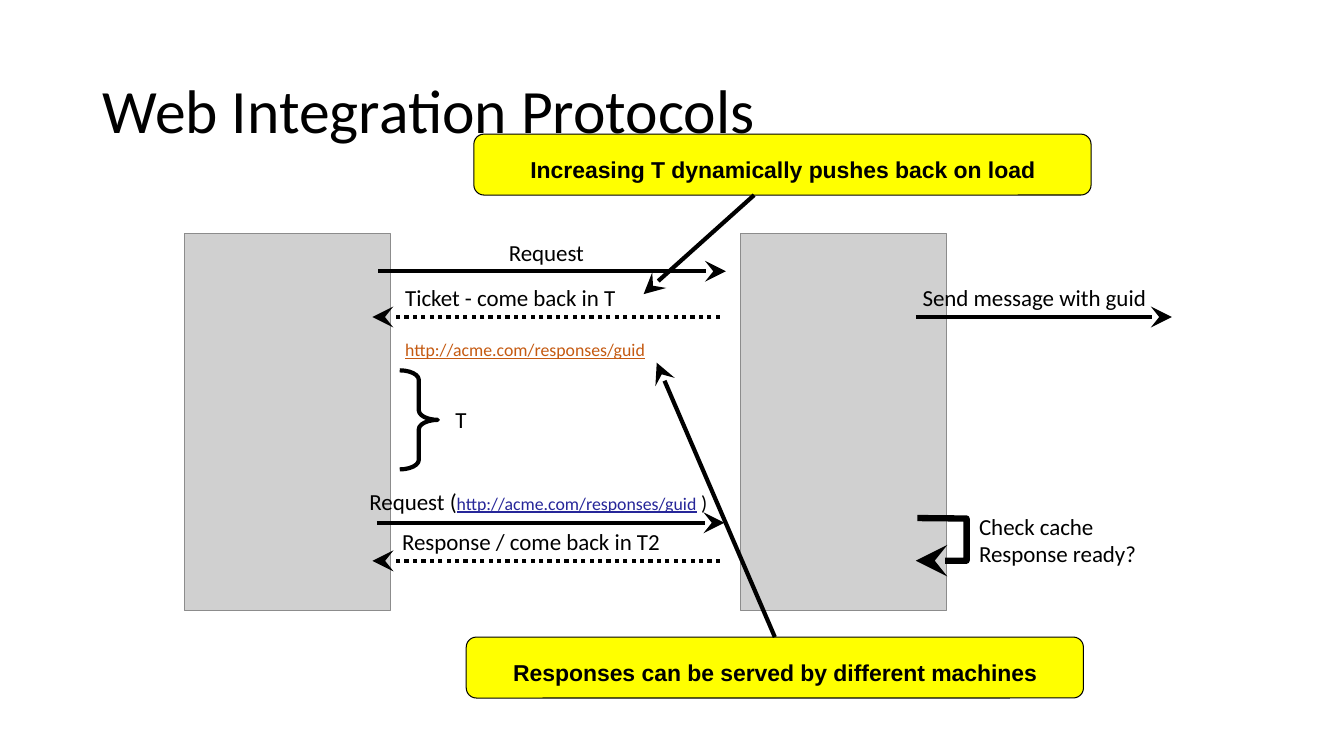
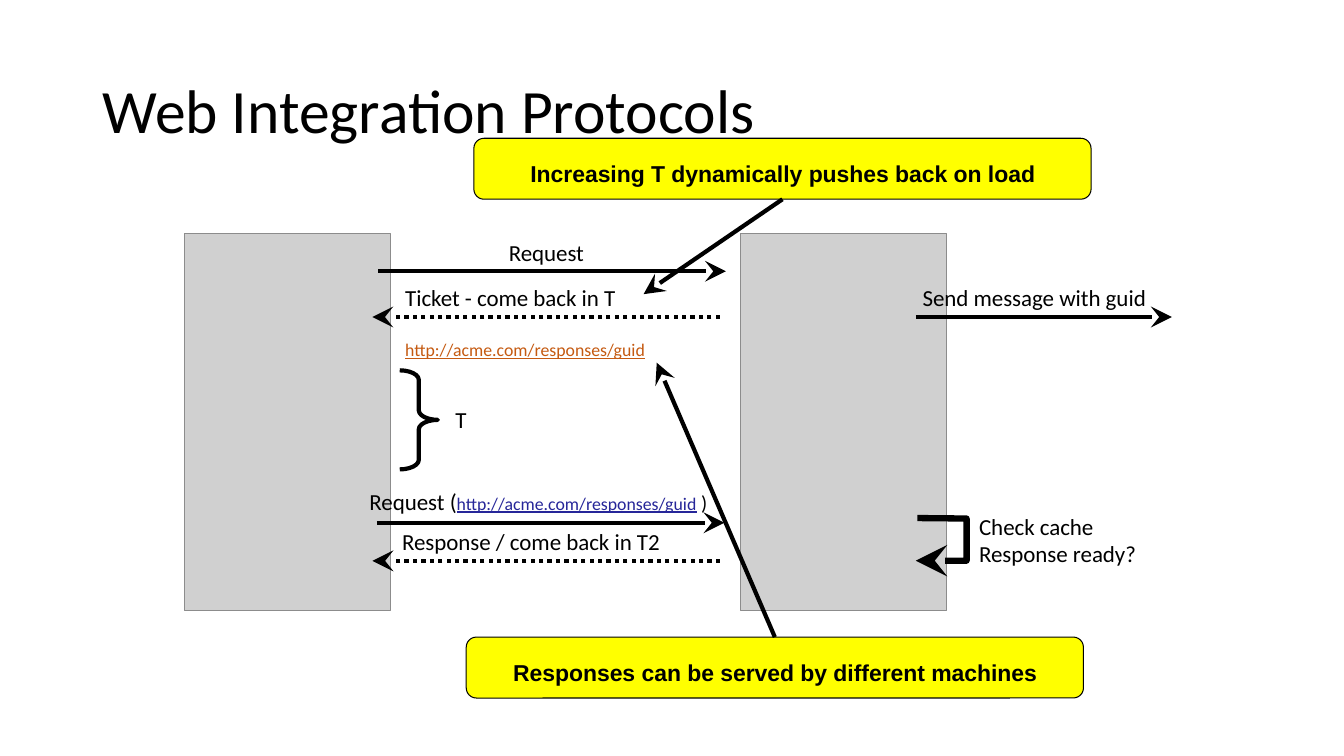
Before and after one commit to Particular/SagaMasterClass, a slide deck: slide 49 of SagaMasterClass.pptx (slide 50 before the commit). Drawn at 1344x756 pixels with LibreOffice and Linux fonts; fonts in the diff are those of the drawing; grey boxes stand for pictures. Boxes give left, top, right and bottom in pixels: in the first picture for what was removed or moved away, otherwise in the second. Text is boxed around its words. In the diff, an @@ line names an element or a change of style, - is before the commit and + after.

```diff
--- a/SagaMasterClass.pptx
+++ b/SagaMasterClass.pptx
@@ rounded rectangle "Increasing T dynamically pushes back ...": place and size @@
-rounded rectangle "Increasing T dynamically pushes back ..." at [474, 134, 1091, 195]
+rounded rectangle "Increasing T dynamically pushes back ..." at [474, 138, 1091, 199]
@@ arrow moved from (754, 196) - (644, 294) to (782, 200) - (644, 294) @@
```
Also in this commit, not shown: 8 other slides changed, 9 slides removed.
